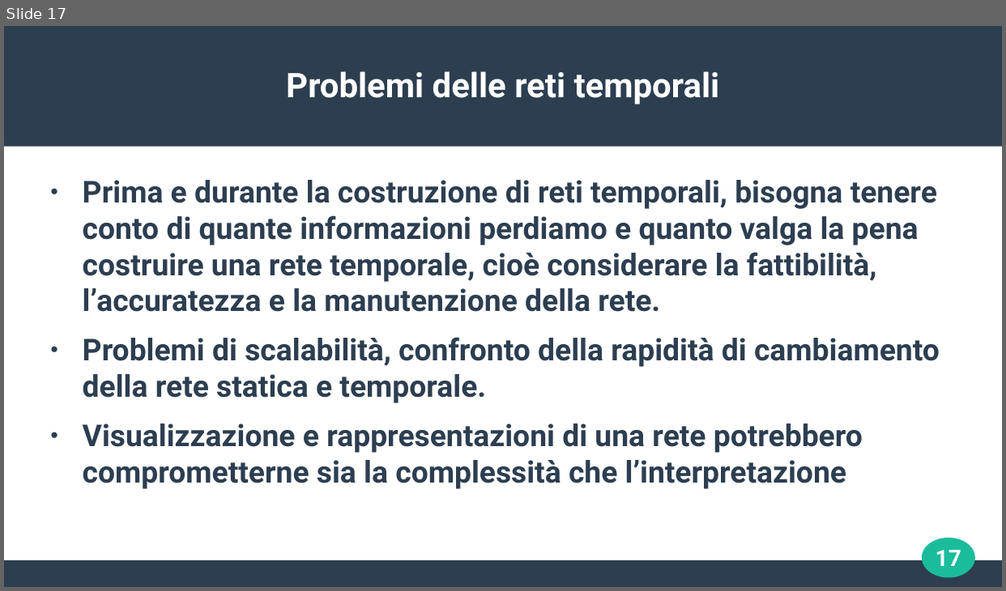
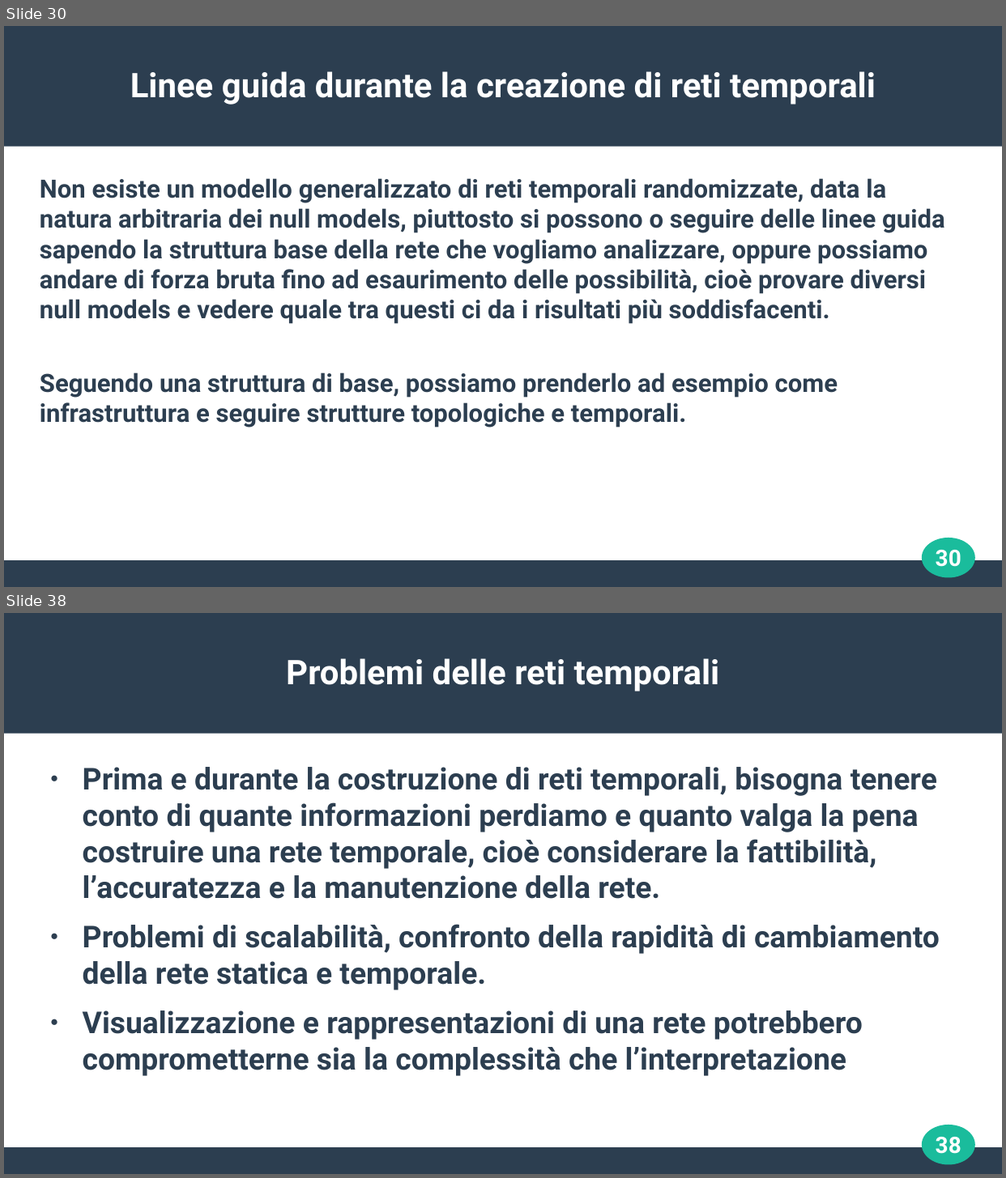
Before and after one commit to josura/appunti_e_cose_condivise, a slide deck: Data_mining/seminario/seminario_TemporalNetwork-GL.odp. Shown one above the other, each under a label of ours: slide 17 before the commit, slides 30 and 38 after it; the slides between them are not shown. The pictures are 1006x591 and 1006x1178 pixels, drawn with LibreOffice and Linux fonts; fonts in the diff are those of the drawing. Boxes give left, top, right and bottom in pixels: in the first picture for what was removed or moved away, otherwise in the second. Text is boxed around its words. In the diff, an @@ line names an element or a change of style, - is before the commit and + after.

```diff
--- a/Data_mining/seminario/seminario_TemporalNetwork-GL.odp
+++ b/Data_mining/seminario/seminario_TemporalNetwork-GL.odp
@@ slide 30 added at box(4, 26, 1002, 587), background #FFFFFF; not listed: 3 template elements that a slide beside it also shows @@
@@ title added at box(130, 71, 876, 105), 27 pt, text #FFFFFF, bold @@
+Linee guida durante la creazione di reti temporali
@@ text added at box(40, 178, 945, 428), 20 pt, text #2C3E50, bold @@
+Non esiste un modello generalizzato di reti temporali randomizzate, data la natura arbitraria dei null models, piuttosto si possono o seguire delle linee guida sapendo la struttura base della rete che vogliamo analizzare, oppure possiamo andare di forza bruta fino ad esaurimento delle possibilità, cioè provare diversi null models e vedere quale tra questi ci da i risultati più soddisfacenti.
+Seguendo una struttura di base, possiamo prenderlo ad esempio come infrastruttura e seguire strutture topologiche e temporali.
@@ page number added at box(936, 550, 961, 567), 18 pt, text #FFFFFF, bold @@
+30
@@ what was slide 17 is now slide 38 @@
@@ page number at box(936, 1137, 961, 1154): text changed @@
-17
+38
```
Also in this commit, not shown: 7 slides changed, 23 other slides added, 1 other file.
